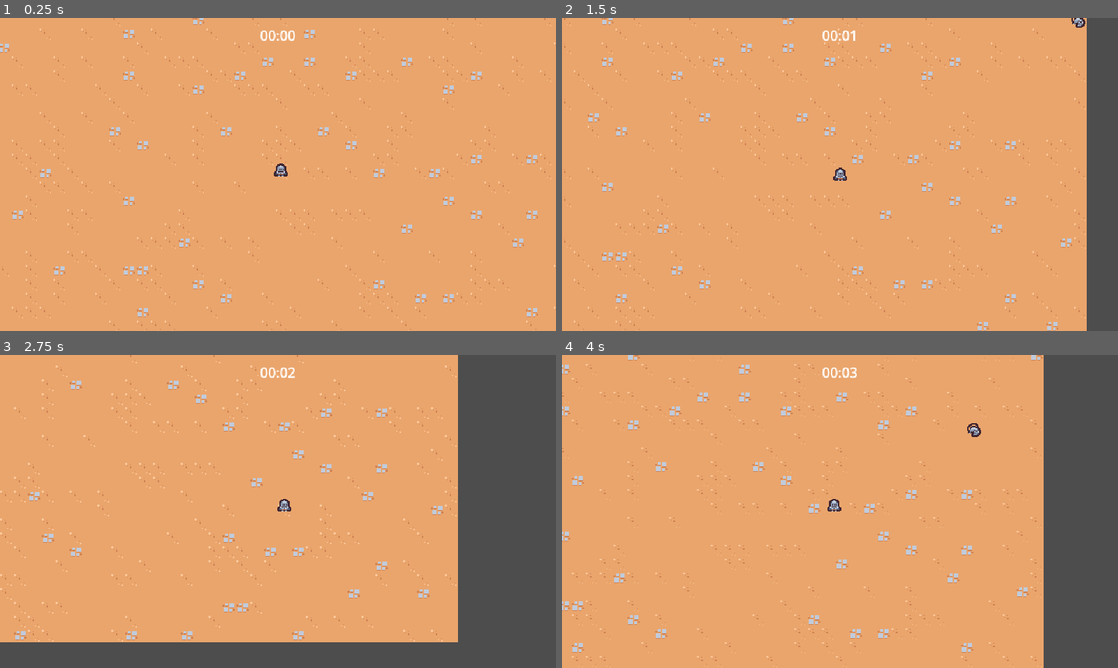
Above: before the commit, frames 1-4 (two rows, left to right).
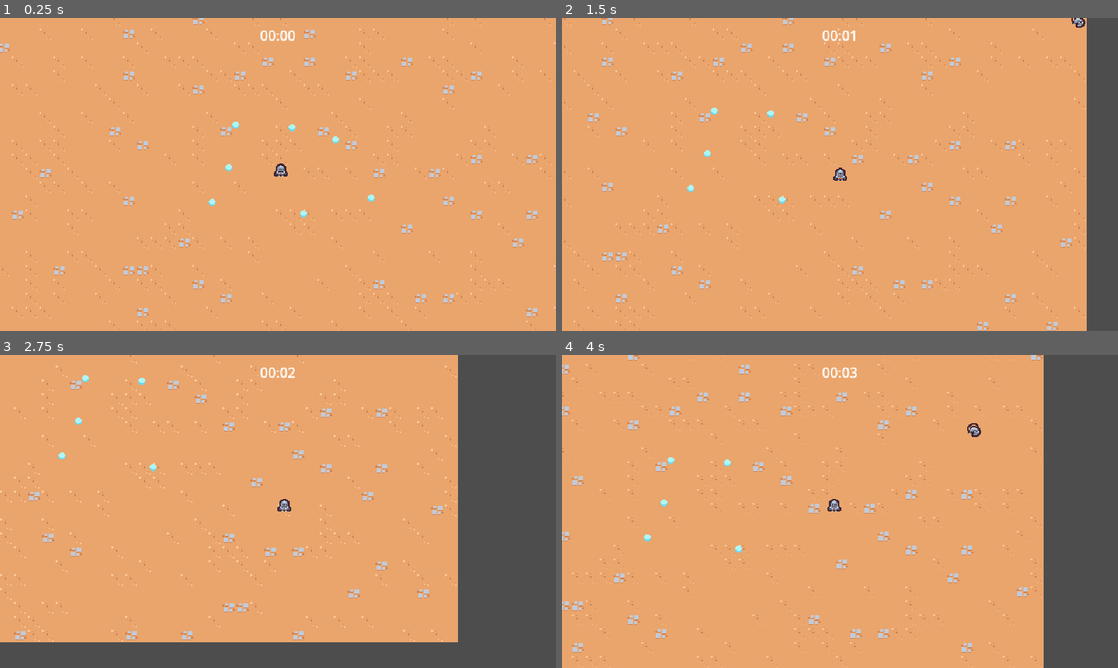
Above: after the commit, the same moments.

Repository: EricksonSiqueira/2DSurvivorsCourse
Game: Godot game, scene res://scenes/main/main.tscn
Two runs of this game, one before a commit and one after it. Both use one fixed random seed, a clock stepped at 60 frames per second and the inputs below.
Inputs:
- Up to frame 1 (0.25 s): no input
- Up to frame 2 (1.5 s): hold D (move_right) 0.53-1.28 s; hold S (move_down) from 1.28 s (still down)
- Up to frame 3 (2.75 s): release S (move_down) at 2.03 s; hold D (move_right) from 2.03 s (still down)
- Up to frame 4 (4 s): release D (move_right) at 2.78 s; hold Up (move_up) 2.78-3.53 s; hold A (move_left) from 3.53 s (still down)

The runs differ from the first frame. In frame 1, 0.2% of the frame differs, in the area x 37-68%, y 33-64%; in frame 2, 0.1%; in frame 3, 0.1%; in frame 4, 0.1%.

Commit message:
feat: creat experience dot

Diff:
--- a/project.godot
+++ b/project.godot
@@ -61,7 +61,9 @@
 2d_physics/layer_2="Player"
 2d_physics/layer_3="Enemy"
 2d_physics/layer_4="EnemyCollision"
+2d_physics/layer_5="PlayerPickup"
 
 [rendering]
 
 textures/canvas_textures/default_texture_filter=0
+2d/layer_4="EnemyCollision"
--- a/scenes/UI/arena_time_ui.tscn
+++ b/scenes/UI/arena_time_ui.tscn
@@ -1,6 +1,6 @@
 [gd_scene load_steps=2 format=3 uid="uid://c5aop5m7lqxv8"]
 
-[ext_resource type="Script" path="res://scenes/UI/arena_time_ui.gd" id="1_dk4te"]
+[ext_resource type="Script" path="res://scenes/ui/arena_time_ui.gd" id="1_dk4te"]
 
 [node name="ArenaTimeUI" type="CanvasLayer"]
 script = ExtResource("1_dk4te")
--- a/scenes/basic_enemy/basic_enemy.tscn
+++ b/scenes/game_object/basic_enemy/basic_enemy.tscn
@@ -1,7 +1,7 @@
 [gd_scene load_steps=5 format=3 uid="uid://dy80dhfmp15mr"]
 
-[ext_resource type="Script" path="res://scenes/basic_enemy/basic_enemy.gd" id="1_ifm7p"]
-[ext_resource type="Texture2D" uid="uid://dxdduqbducyyn" path="res://scenes/basic_enemy/basic_enemy.png" id="2_usfvk"]
+[ext_resource type="Script" path="res://scenes/game_object/basic_enemy/basic_enemy.gd" id="1_ifm7p"]
+[ext_resource type="Texture2D" uid="uid://dxdduqbducyyn" path="res://scenes/game_object/basic_enemy/basic_enemy.png" id="2_usfvk"]
 
 [sub_resource type="CircleShape2D" id="CircleShape2D_ygim6"]
 radius = 12.0
--- /dev/null
+++ b/scenes/game_object/experience_dot/experience_dot.gd
@@ -0,0 +1,10 @@
+extends Node2D
+
+@onready var area2D = $Area2D as Area2D
+
+func _ready():
+	area2D.area_entered.connect(on_area_entered)
+
+
+func on_area_entered(other_area: Area2D):
+	queue_free()
--- /dev/null
+++ b/scenes/game_object/experience_dot/experience_dot.tscn
@@ -0,0 +1,20 @@
+[gd_scene load_steps=4 format=3 uid="uid://dvljtq3sqc8qn"]
+
+[ext_resource type="Script" path="res://scenes/game_object/experience_dot/experience_dot.gd" id="1_rgq4m"]
+[ext_resource type="Texture2D" uid="uid://frx5ohn70863" path="res://scenes/game_object/experience_dot/experience_dot.png" id="1_xnieg"]
+
+[sub_resource type="CircleShape2D" id="CircleShape2D_wr8vc"]
+radius = 16.0
+
+[node name="ExperienceDot" type="Node2D"]
+script = ExtResource("1_rgq4m")
+
+[node name="Area2D" type="Area2D" parent="."]
+collision_layer = 0
+collision_mask = 16
+
+[node name="CollisionShape2D" type="CollisionShape2D" parent="Area2D"]
+shape = SubResource("CircleShape2D_wr8vc")
+
+[node name="Sprite2D" type="Sprite2D" parent="."]
+texture = ExtResource("1_xnieg")
--- a/scenes/game_camera/game_camera.tscn
+++ b/scenes/game_object/game_camera/game_camera.tscn
@@ -1,6 +1,6 @@
 [gd_scene load_steps=2 format=3 uid="uid://d3fh6aid1yfwp"]
 
-[ext_resource type="Script" path="res://scenes/game_camera/game_camera.gd" id="1_ffvi3"]
+[ext_resource type="Script" path="res://scenes/game_object/game_camera/game_camera.gd" id="1_ffvi3"]
 
 [node name="GameCamera" type="Camera2D"]
 script = ExtResource("1_ffvi3")
--- a/scenes/player/player.tscn
+++ b/scenes/game_object/player/player.tscn
@@ -1,8 +1,11 @@
-[gd_scene load_steps=5 format=3 uid="uid://der2tnpnp5pna"]
+[gd_scene load_steps=6 format=3 uid="uid://der2tnpnp5pna"]
 
-[ext_resource type="Script" path="res://scenes/player/player.gd" id="1_kqu4o"]
-[ext_resource type="Texture2D" uid="uid://bvxq8i2ub0dy8" path="res://scenes/player/player.png" id="1_mu6rm"]
+[ext_resource type="Script" path="res://scenes/game_object/player/player.gd" id="1_kqu4o"]
+[ext_resource type="Texture2D" uid="uid://bvxq8i2ub0dy8" path="res://scenes/game_object/player/player.png" id="1_mu6rm"]
 [ext_resource type="PackedScene" uid="uid://br74jn2nu0lw3" path="res://scenes/ability/sword_ability_controller/sword_ability_controller.tscn" id="2_ibi8q"]
+
+[sub_resource type="CircleShape2D" id="CircleShape2D_k6cep"]
+radius = 32.0
 
 [sub_resource type="CircleShape2D" id="CircleShape2D_5nfgk"]
 radius = 5.0
@@ -16,6 +19,14 @@
 
 [node name="SwordAbilityController" parent="AbilityManager" instance=ExtResource("2_ibi8q")]
 
+[node name="Area2D" type="Area2D" parent="."]
+position = Vector2(0, -5)
+collision_layer = 16
+collision_mask = 0
+
+[node name="CollisionShape2D" type="CollisionShape2D" parent="Area2D"]
+shape = SubResource("CircleShape2D_k6cep")
+
 [node name="Sprite2D" type="Sprite2D" parent="."]
 texture = ExtResource("1_mu6rm")
 offset = Vector2(0, -8)
--- a/scenes/main/main.tscn
+++ b/scenes/main/main.tscn
@@ -1,11 +1,12 @@
-[gd_scene load_steps=7 format=3 uid="uid://bsxlxlo54ik0d"]
+[gd_scene load_steps=8 format=3 uid="uid://bsxlxlo54ik0d"]
 
-[ext_resource type="PackedScene" uid="uid://d3fh6aid1yfwp" path="res://scenes/game_camera/game_camera.tscn" id="1_00esh"]
-[ext_resource type="PackedScene" uid="uid://c5aop5m7lqxv8" path="res://scenes/UI/arena_time_ui.tscn" id="1_7cu22"]
+[ext_resource type="PackedScene" uid="uid://d3fh6aid1yfwp" path="res://scenes/game_object/game_camera/game_camera.tscn" id="1_00esh"]
+[ext_resource type="PackedScene" uid="uid://c5aop5m7lqxv8" path="res://scenes/ui/arena_time_ui.tscn" id="1_7cu22"]
 [ext_resource type="PackedScene" uid="uid://dff6ckvso5rwc" path="res://scenes/manager/enemy_manager.tscn" id="1_mr0e6"]
-[ext_resource type="PackedScene" uid="uid://der2tnpnp5pna" path="res://scenes/player/player.tscn" id="1_urxhg"]
+[ext_resource type="PackedScene" uid="uid://der2tnpnp5pna" path="res://scenes/game_object/player/player.tscn" id="1_urxhg"]
 [ext_resource type="PackedScene" uid="uid://c00iwxalxh188" path="res://scenes/manager/arena_time_manager.tscn" id="2_1afvu"]
 [ext_resource type="TileSet" uid="uid://dgurgy57nj7gi" path="res://resources/tileset.tres" id="2_aghua"]
+[ext_resource type="PackedScene" uid="uid://dvljtq3sqc8qn" path="res://scenes/game_object/experience_dot/experience_dot.tscn" id="7_e06cj"]
 
 [node name="Main" type="Node"]
 
@@ -25,3 +26,24 @@
 
 [node name="Player" parent="." instance=ExtResource("1_urxhg")]
 position = Vector2(407, 268)
+
+[node name="ExperienceDot" parent="." instance=ExtResource("7_e06cj")]
+position = Vector2(470, 226)
+
+[node name="ExperienceDot2" parent="." instance=ExtResource("7_e06cj")]
+position = Vector2(420, 212)
+
+[node name="ExperienceDot3" parent="." instance=ExtResource("7_e06cj")]
+position = Vector2(355, 209)
+
+[node name="ExperienceDot4" parent="." instance=ExtResource("7_e06cj")]
+position = Vector2(347, 258)
+
+[node name="ExperienceDot5" parent="." instance=ExtResource("7_e06cj")]
+position = Vector2(328, 298)
+
+[node name="ExperienceDot6" parent="." instance=ExtResource("7_e06cj")]
+position = Vector2(433, 311)
+
+[node name="ExperienceDot7" parent="." instance=ExtResource("7_e06cj")]
+position = Vector2(511, 293)
--- a/scenes/manager/enemy_manager.tscn
+++ b/scenes/manager/enemy_manager.tscn
@@ -1,7 +1,7 @@
 [gd_scene load_steps=3 format=3 uid="uid://dff6ckvso5rwc"]
 
 [ext_resource type="Script" path="res://scenes/manager/enemy_manager.gd" id="1_k8rii"]
-[ext_resource type="PackedScene" uid="uid://dy80dhfmp15mr" path="res://scenes/basic_enemy/basic_enemy.tscn" id="2_8qkwa"]
+[ext_resource type="PackedScene" uid="uid://dy80dhfmp15mr" path="res://scenes/game_object/basic_enemy/basic_enemy.tscn" id="2_8qkwa"]
 
 [node name="EnemyManager" type="Node"]
 script = ExtResource("1_k8rii")
Renamed: scenes/basic_enemy/basic_enemy.gd -> scenes/game_object/basic_enemy/basic_enemy.gd
Renamed: scenes/basic_enemy/basic_enemy.png -> scenes/game_object/basic_enemy/basic_enemy.png
Not shown, changed: scenes/game_object/basic_enemy/basic_enemy.png.import
Binary file added: scenes/game_object/experience_dot/experience_dot.png
Not shown, changed: scenes/game_object/experience_dot/experience_dot.png.import
Renamed: scenes/game_camera/game_camera.gd -> scenes/game_object/game_camera/game_camera.gd
Renamed: scenes/player/player.gd -> scenes/game_object/player/player.gd
Renamed: scenes/player/player.png -> scenes/game_object/player/player.png
Not shown, added: scenes/game_object/player/player.png.import
